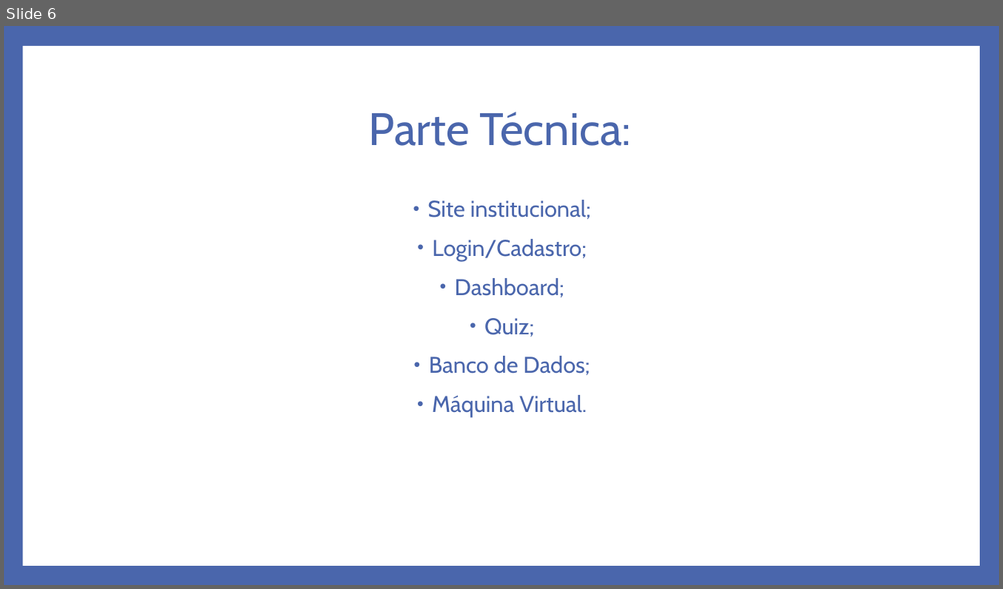
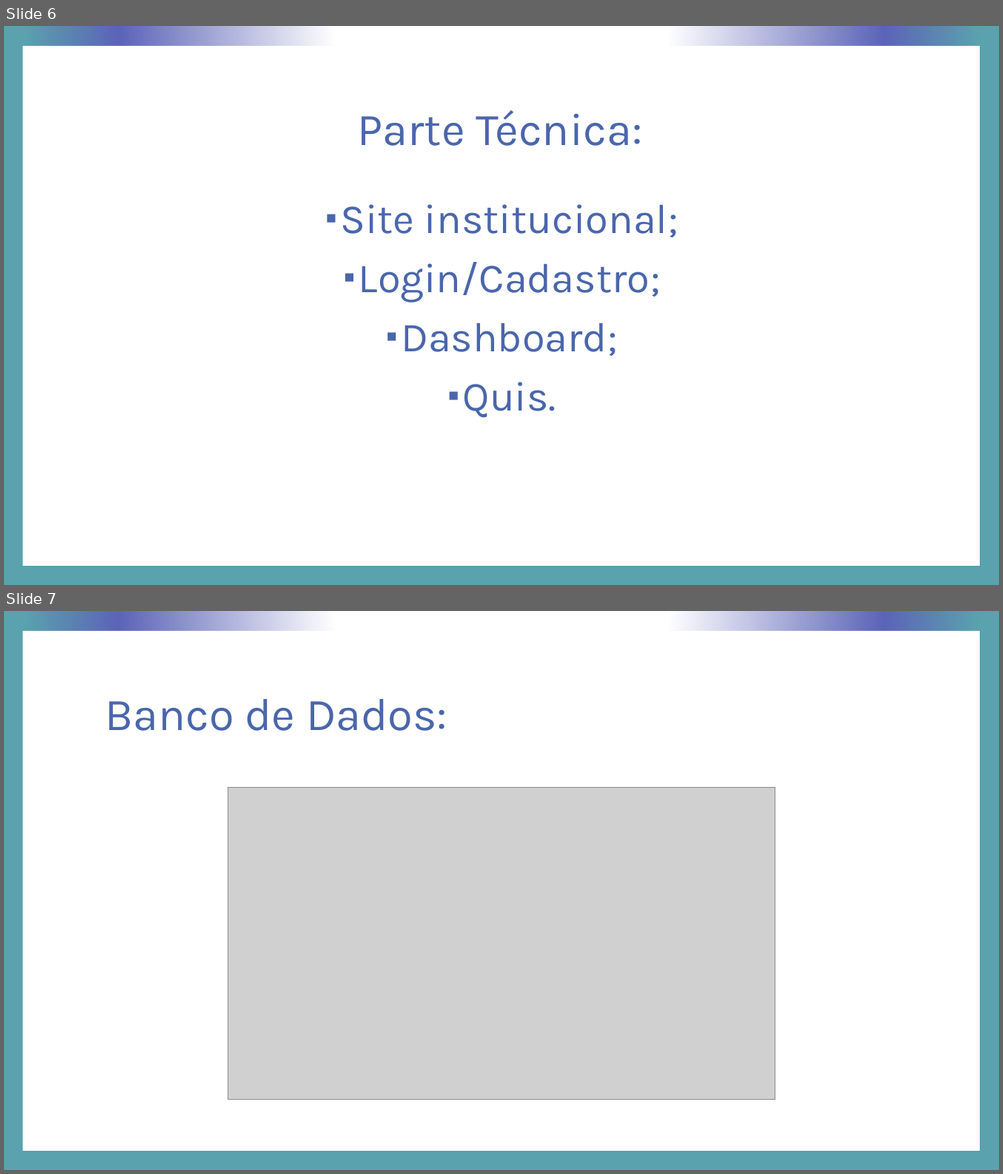
Before and after one commit to enricoferrer/Projeto-Individual, a slide deck: Slide Apresentação/O amor pela arte das oito armas.pptx. Shown one above the other, each under a label of ours: slide 6 before the commit, slides 6 and 7 after it. The pictures are 1003x589 and 1003x1174 pixels, drawn with LibreOffice and Linux fonts; fonts in the diff are those of the drawing; grey boxes stand for pictures. Boxes give left, top, right and bottom in pixels: in the first picture for what was removed or moved away, otherwise in the second. Text is boxed around its words. In the diff, an @@ line names an element or a change of style, - is before the commit and + after.

```diff
--- a/Slide Apresentação/O amor pela arte das oito armas.pptx
+++ b/Slide Apresentação/O amor pela arte das oito armas.pptx
@@ slide 7 added at box(4, 611, 999, 1170), background gradient #FFFFFF to #5C64B7 to #5AA2AE; not listed: 1 template element that a slide beside it also shows @@
@@ title added at box(105, 699, 447, 731), 44 pt, text #4A66AC @@
+Banco de Dados:
@@ picture added at box(227, 787, 774, 1099) @@
@@ slide 6 changed as well @@
@@ background #4A66AC to gradient #FFFFFF to #5C64B7 to #5AA2AE @@
@@ title "Parte Técnica:" at box(358, 110, 642, 146): font Cabin to Karla @@
@@ text at box(340, 204, 678, 356): size 22 to 40 pt, font Cabin to Karla in "Site institucional;", "Login/Cadastro;", "Dashboard;"; bullet • to ▪ @@
@@ text at box(463, 382, 556, 418): text changed; size 22 to 40 pt; font Cabin to Karla @@
-• Quiz;
-• Banco de Dados;
-• Máquina Virtual.
+▪ Quis.
```
Also in this commit, not shown: 7 other slides changed, 2 other slides added, 3 other files.
